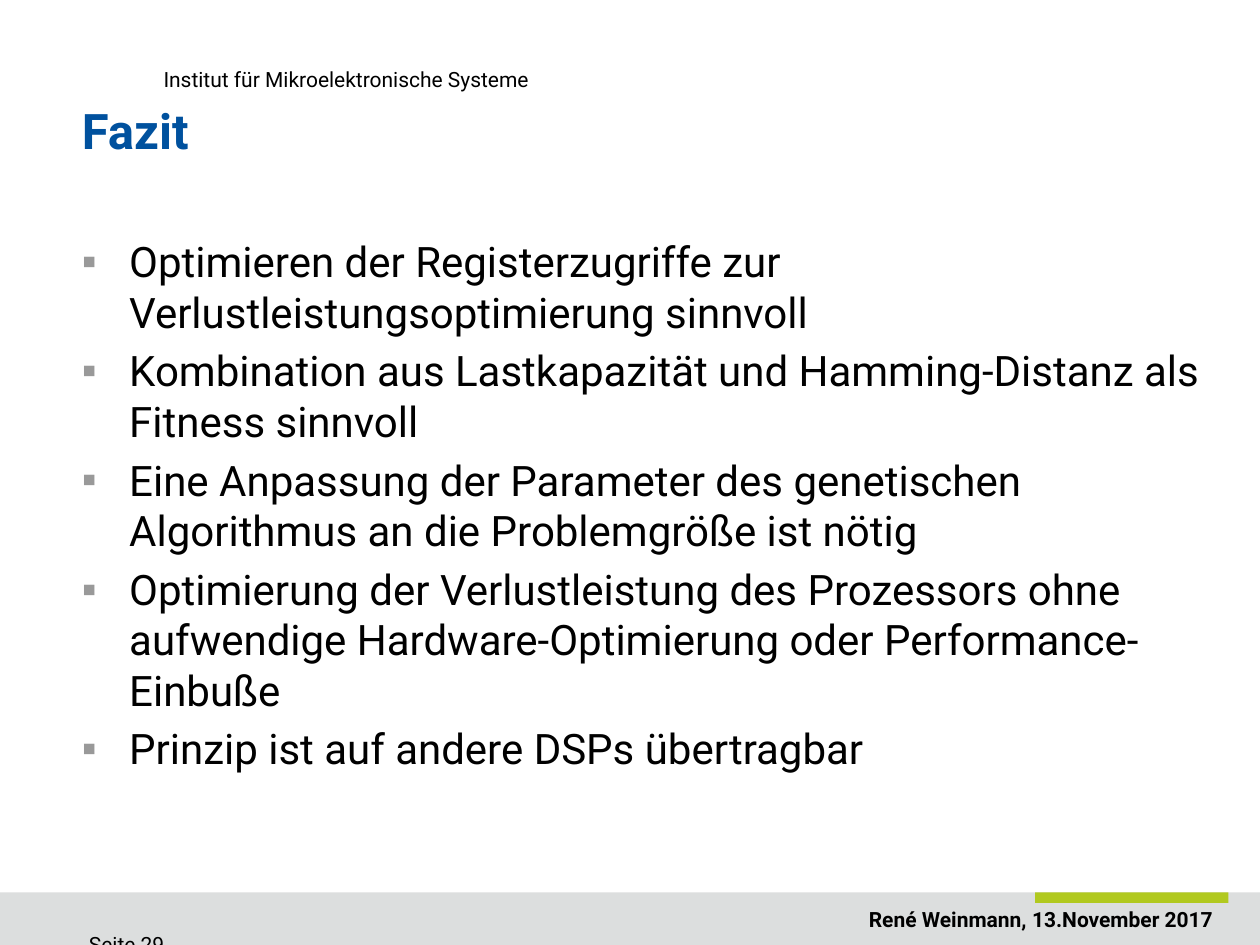
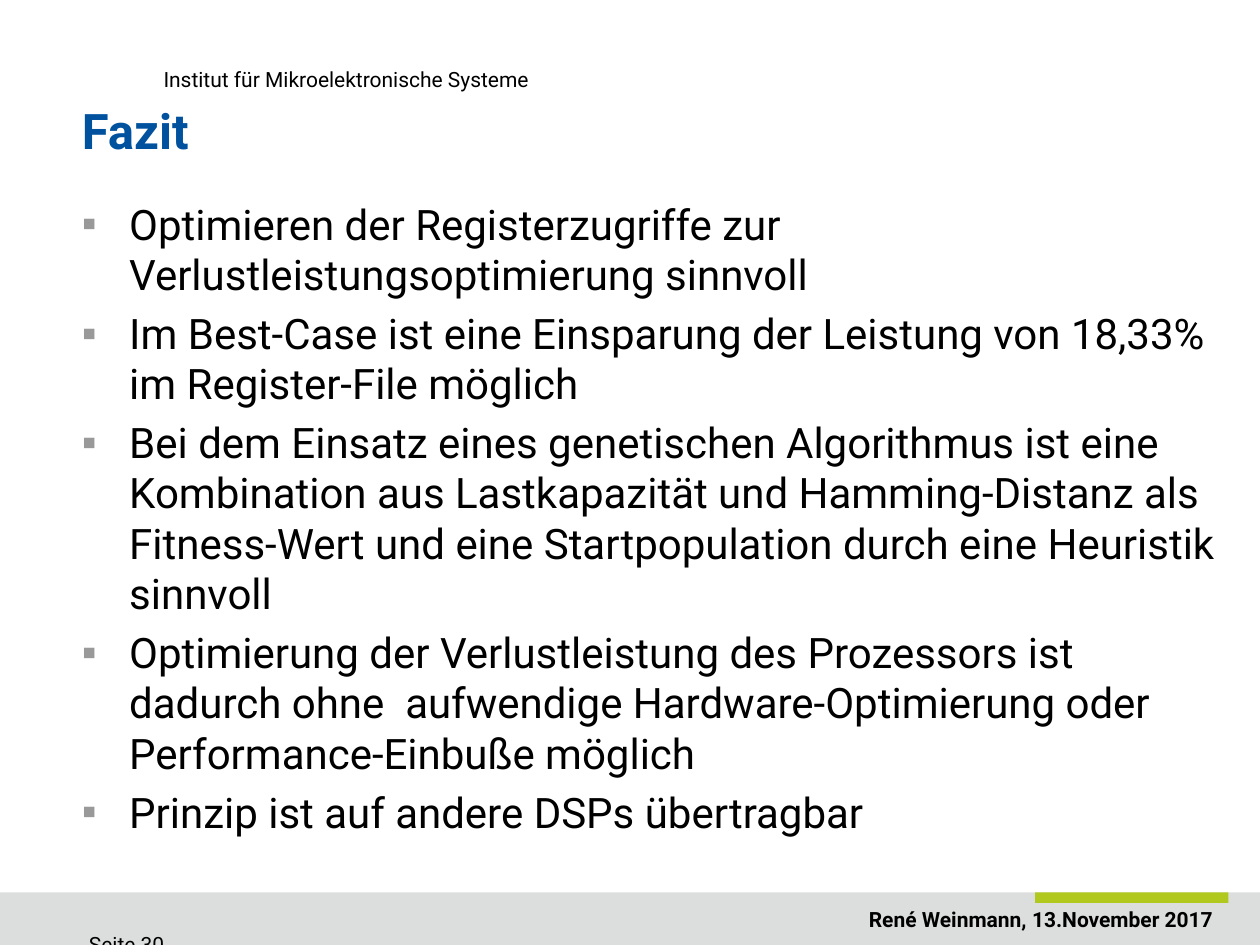
Before and after one commit to ReneWeinmann/Masterarbeit, a slide deck: slide 30 of Presentation_Rene_Weinmann.pptx (slide 29 before the commit). Drawn at 1260x945 pixels with LibreOffice and Linux fonts; fonts in the diff are those of the drawing; background and template pictures are left out. Boxes give left, top, right and bottom in pixels: in the first picture for what was removed or moved away, otherwise in the second. Text is boxed around its words. In the diff, an @@ line names an element or a change of style, - is before the commit and + after.

```diff
--- a/Presentation_Rene_Weinmann.pptx
+++ b/Presentation_Rene_Weinmann.pptx
@@ text "Optimieren der Registerzugriffe zur Verlustleistungsoptimier ...": place and size @@
-text "Optimieren der Registerzugriffe zur Verlustleistungsoptimier ..." at [129, 245, 1199, 773]
+text "Optimieren der Registerzugriffe zur Verlustleistungsoptimier ..." at [129, 208, 1215, 837]
@@ text at [129, 317, 1215, 778]: text changed @@
-▪ Kombination aus Lastkapazität und Hamming-Distanz als Fitness sinnvoll
-▪ Eine Anpassung der Parameter des genetischen Algorithmus an die Problemgröße ist nötig
-▪ Optimierung der Verlustleistung des Prozessors ohne aufwendige Hardware-Optimierung oder Performance-Einbuße
+▪ Im Best-Case ist eine Einsparung der Leistung von 18,33% im Register-File möglich
+▪ Bei dem Einsatz eines genetischen Algorithmus ist eine Kombination aus Lastkapazität und Hamming-Distanz als Fitness-Wert und eine Startpopulation durch eine Heuristik sinnvoll
+▪ Optimierung der Verlustleistung des Prozessors ist dadurch ohne aufwendige Hardware-Optimierung oder Performance-Einbuße möglich
```
Also in this commit, not shown: 9 other slides changed, 3 slides added.
